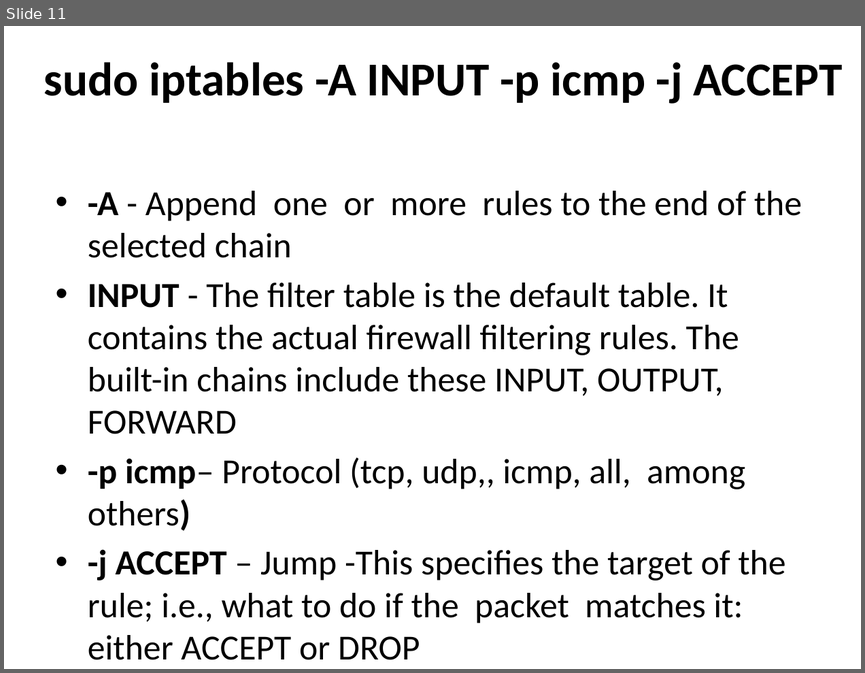
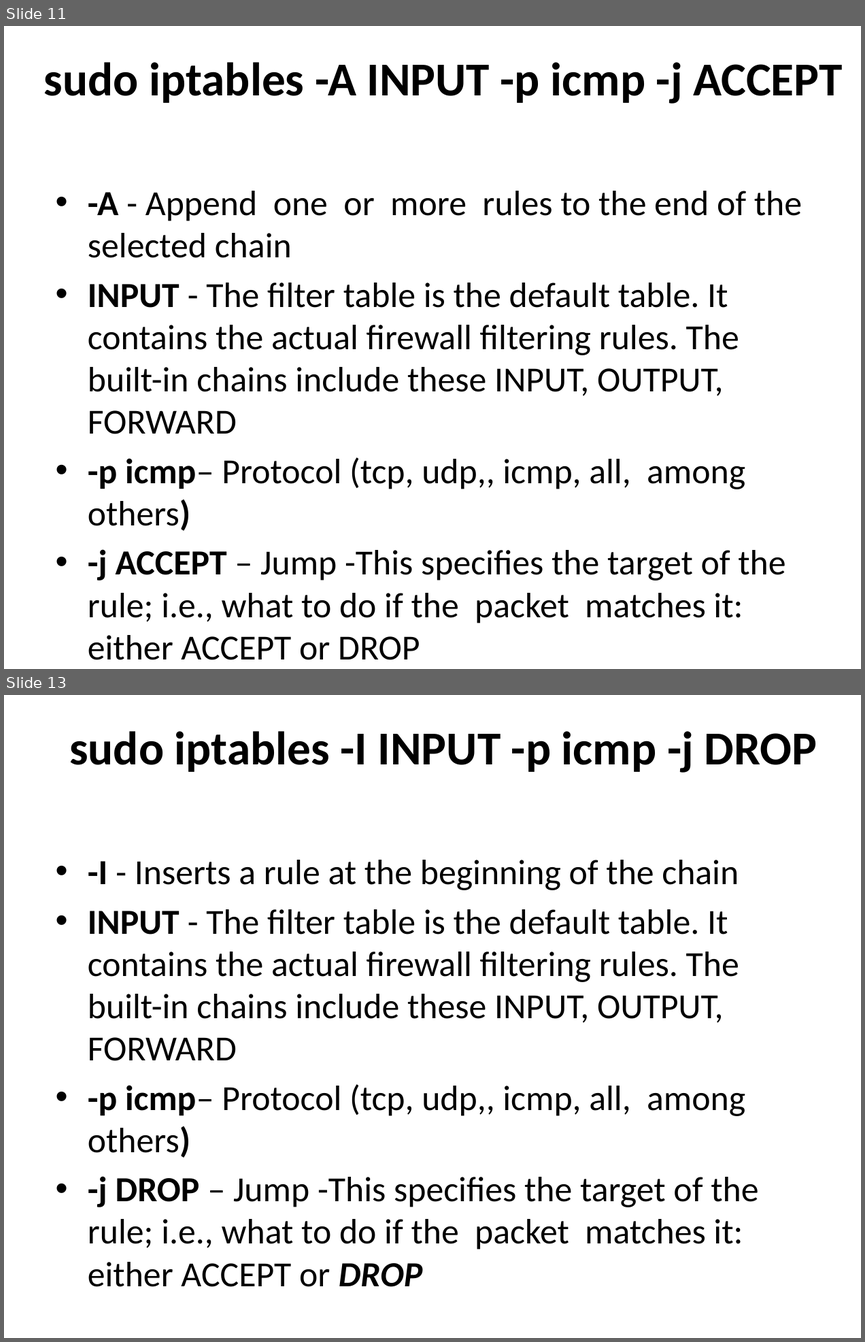
Before and after one commit to afnog/sse, a slide deck: firewalls/Firewalls_2019.pptx. Shown one above the other, each under a label of ours: slide 11 before the commit, slides 11 and 13 after it; the slides between them are not shown. The pictures are 865x673 and 865x1342 pixels, drawn with LibreOffice and Linux fonts; fonts in the diff are those of the drawing. Boxes give left, top, right and bottom in pixels: in the first picture for what was removed or moved away, otherwise in the second. Text is boxed around its words. In the diff, an @@ line names an element or a change of style, - is before the commit and + after.

Commit message:
firewall updates

```diff
--- a/firewalls/Firewalls_2019.pptx
+++ b/firewalls/Firewalls_2019.pptx
@@ slide 13 added at <box>4,695,861,1338</box>, background #FFFFFF @@
@@ title added at <box>69,731,817,773</box>, 39.6 pt, text #000000, bold @@
+sudo iptables -I INPUT -p icmp -j DROP
@@ text added at <box>88,860,758,1287</box>, 29.6 pt, text #000000 @@
+• -I - Inserts a rule at the beginning of the chain
+• INPUT - The filter table is the default table. It contains the actual firewall filtering rules. The built-in chains include these INPUT, OUTPUT, FORWARD
+• -p icmp– Protocol (tcp, udp,, icmp, all, among others)
+• -j DROP – Jump -This specifies the target of the rule; i.e., what to do if the packet matches it: either ACCEPT or DROP
```
Also in this commit, not shown: 1 slide changed, 4 other slides added, 3 other files.
